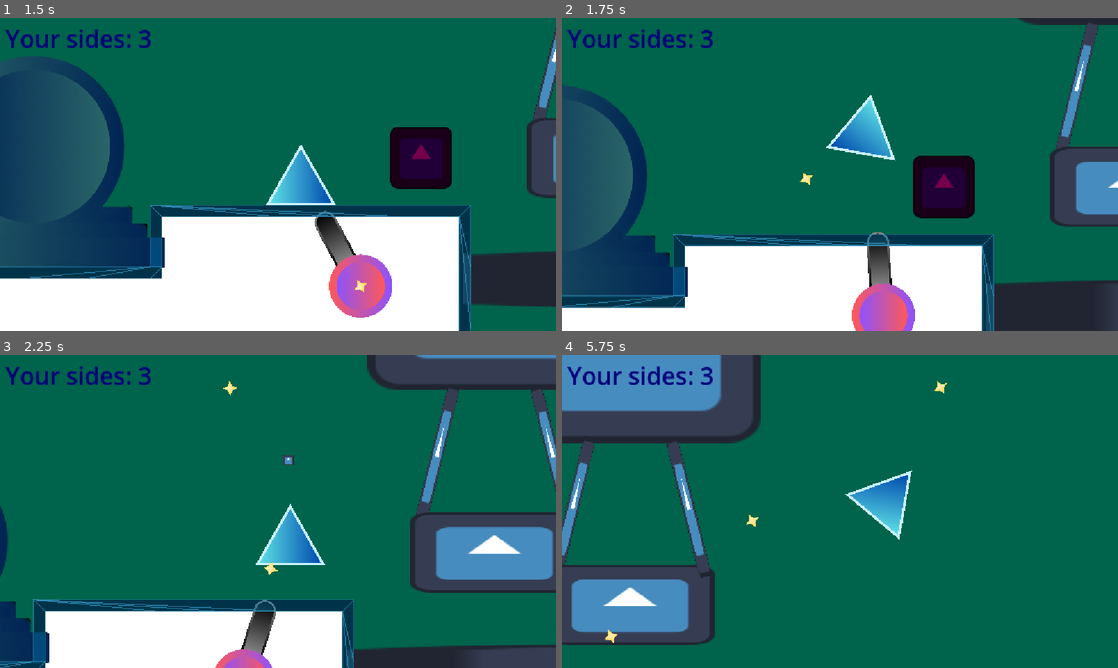
Above: before the commit, frames 1-4 (two rows, left to right).
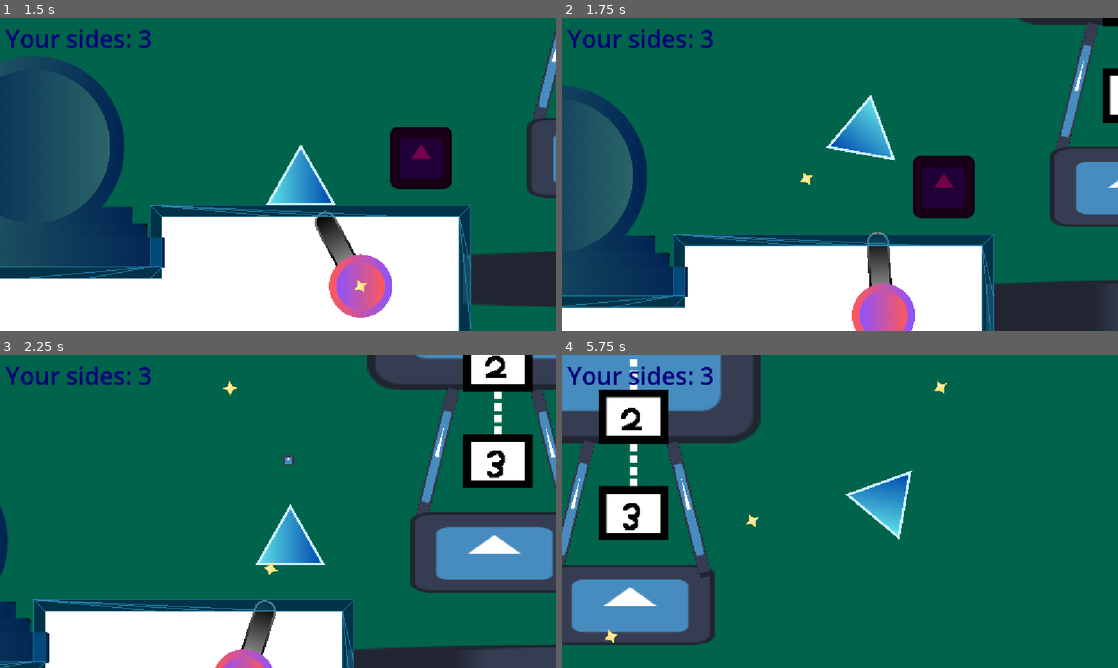
Above: after the commit, the same moments.

Repository: Eldragon126/Shapes
Game: Godot game, scene res://nodes/title_screen.tscn
Two runs of this game, one before a commit and one after it. Both use one fixed random seed, a clock stepped at 60 frames per second and the inputs below. The engine's default icon, where the game draws it, is replaced by a stand-in: a white triangle on a blue panel in a dark square.
Inputs (mouse positions are in pixels of both pictures, inside the frame that each line leads up to):
- Up to frame 1 (1.5 s): click "Start" at 0.5 s; move the mouse to (355, 262) at 1.27 s; hold Right (ui_right) from 1.28 s (still down); tap Shift (ability_activate) at 1.35 s
- Up to frame 2 (1.75 s): keep holding Right (ui_right); tap Space (jump) at 1.52 s
- Up to frame 3 (2.25 s): release Right (ui_right) at 2 s; click (528, 370) at 2.02 s
- Up to frame 4 (5.75 s): move the mouse to (828, 552) at 2.77 s; hold Right (ui_right) 2.78-3.53 s; click (828, 552) at 2.85 s; tap Space (jump) at 3.02, 4.52, 5.27 s; move the mouse to (812, 530) at 3.52 s; hold Left (ui_left) 3.53-4.28 s; tap Shift (ability_activate) at 3.6, 5.1 s; move the mouse to (739, 574) at 4.27 s; hold Right (ui_right) from 4.28 s (still down); click (739, 574) at 4.35 s; move the mouse to (862, 517) at 5.02 s

Frame 1 is identical in both runs. In frame 2, 0.6% of the frame differs, in the area x 97-100%, y 0-34%; in frame 3, 3.8%; in frame 4, 4.6%, in the area x 6-20%, y 1-60%.

Commit message:
new progress

Diff:
--- a/nodes/ballon_transition.tscn
+++ b/nodes/ballon_transition.tscn
@@ -1,7 +1,8 @@
-[gd_scene load_steps=4 format=3 uid="uid://c6dyik6epnkt0"]
+[gd_scene load_steps=5 format=3 uid="uid://c6dyik6epnkt0"]
 
 [ext_resource type="Texture2D" uid="uid://js4tpq8uy8bp" path="res://icon.svg" id="1_a6050"]
 [ext_resource type="Script" uid="uid://tqd11lmjw3l2" path="res://scripts/ballon_transition.gd" id="1_j6q8f"]
+[ext_resource type="Texture2D" uid="uid://c1cicq1yoi212" path="res://assets/elevator_UI.png (1).png" id="3_7lrrq"]
 
 [sub_resource type="RectangleShape2D" id="RectangleShape2D_a6050"]
 size = Vector2(284, 84)
@@ -42,4 +43,13 @@
 position = Vector2(-4, 75)
 shape = SubResource("RectangleShape2D_a6050")
 
+[node name="TextureButton" type="TextureButton" parent="."]
+offset_left = -260.0
+offset_top = -586.0
+offset_right = 252.0
+offset_bottom = -74.0
+texture_normal = ExtResource("3_7lrrq")
+
+[node name="AnimationPlayer" type="AnimationPlayer" parent="."]
+
 [connection signal="body_entered" from="Area2D" to="." method="_on_area_2d_body_entered"]
--- a/nodes/transformation_tomb.tscn
+++ b/nodes/transformation_tomb.tscn
@@ -194,6 +194,45 @@
 &"RESET": SubResource("Animation_ax18g")
 }
 
+[sub_resource type="Animation" id="Animation_8d0ia"]
+length = 0.001
+tracks/0/type = "value"
+tracks/0/imported = false
+tracks/0/enabled = true
+tracks/0/path = NodePath("Stone:modulate")
+tracks/0/interp = 1
+tracks/0/loop_wrap = true
+tracks/0/keys = {
+"times": PackedFloat32Array(0),
+"transitions": PackedFloat32Array(1),
+"update": 0,
+"values": [Color(1, 1, 1, 0)]
+}
+tracks/1/type = "value"
+tracks/1/imported = false
+tracks/1/enabled = true
+tracks/1/path = NodePath("CircleShapes:modulate")
+tracks/1/interp = 1
+tracks/1/loop_wrap = true
+tracks/1/keys = {
+"times": PackedFloat32Array(0),
+"transitions": PackedFloat32Array(1),
+"update": 0,
+"values": [Color(1, 1, 1, 0)]
+}
+tracks/2/type = "value"
+tracks/2/imported = false
+tracks/2/enabled = true
+tracks/2/path = NodePath("CircleShapes:radius")
+tracks/2/interp = 1
+tracks/2/loop_wrap = true
+tracks/2/keys = {
+"times": PackedFloat32Array(0),
+"transitions": PackedFloat32Array(1),
+"update": 0,
+"values": [150.0]
+}
+
 [sub_resource type="Animation" id="Animation_jsqa6"]
 resource_name = "Stone"
 tracks/0/type = "value"
@@ -233,45 +272,6 @@
 "values": [150.0, 250.0]
 }
 
-[sub_resource type="Animation" id="Animation_8d0ia"]
-length = 0.001
-tracks/0/type = "value"
-tracks/0/imported = false
-tracks/0/enabled = true
-tracks/0/path = NodePath("Stone:modulate")
-tracks/0/interp = 1
-tracks/0/loop_wrap = true
-tracks/0/keys = {
-"times": PackedFloat32Array(0),
-"transitions": PackedFloat32Array(1),
-"update": 0,
-"values": [Color(1, 1, 1, 0)]
-}
-tracks/1/type = "value"
-tracks/1/imported = false
-tracks/1/enabled = true
-tracks/1/path = NodePath("CircleShapes:modulate")
-tracks/1/interp = 1
-tracks/1/loop_wrap = true
-tracks/1/keys = {
-"times": PackedFloat32Array(0),
-"transitions": PackedFloat32Array(1),
-"update": 0,
-"values": [Color(1, 1, 1, 0)]
-}
-tracks/2/type = "value"
-tracks/2/imported = false
-tracks/2/enabled = true
-tracks/2/path = NodePath("CircleShapes:radius")
-tracks/2/interp = 1
-tracks/2/loop_wrap = true
-tracks/2/keys = {
-"times": PackedFloat32Array(0),
-"transitions": PackedFloat32Array(1),
-"update": 0,
-"values": [150.0]
-}
-
 [sub_resource type="AnimationLibrary" id="AnimationLibrary_i4sqh"]
 _data = {
 &"RESET": SubResource("Animation_8d0ia"),
@@ -281,6 +281,33 @@
 [sub_resource type="CircleShape2D" id="CircleShape2D_tftpx"]
 radius = 169.07394
 
+[sub_resource type="Animation" id="Animation_av37h"]
+length = 0.001
+tracks/0/type = "value"
+tracks/0/imported = false
+tracks/0/enabled = true
+tracks/0/path = NodePath("Stone:modulate")
+tracks/0/interp = 1
+tracks/0/loop_wrap = true
+tracks/0/keys = {
+"times": PackedFloat32Array(0),
+"transitions": PackedFloat32Array(1),
+"update": 0,
+"values": [Color(1, 1, 1, 0)]
+}
+tracks/1/type = "value"
+tracks/1/imported = false
+tracks/1/enabled = true
+tracks/1/path = NodePath("CircleShapes:modulate")
+tracks/1/interp = 1
+tracks/1/loop_wrap = true
+tracks/1/keys = {
+"times": PackedFloat32Array(0),
+"transitions": PackedFloat32Array(1),
+"update": 0,
+"values": [Color(1, 1, 1, 0)]
+}
+
 [sub_resource type="Animation" id="Animation_i4sqh"]
 resource_name = "Stone"
 tracks/0/type = "value"
@@ -306,33 +333,6 @@
 "transitions": PackedFloat32Array(1, 1),
 "update": 0,
 "values": [Color(1, 1, 1, 1), Color(1, 1, 1, 0)]
-}
-
-[sub_resource type="Animation" id="Animation_av37h"]
-length = 0.001
-tracks/0/type = "value"
-tracks/0/imported = false
-tracks/0/enabled = true
-tracks/0/path = NodePath("Stone:modulate")
-tracks/0/interp = 1
-tracks/0/loop_wrap = true
-tracks/0/keys = {
-"times": PackedFloat32Array(0),
-"transitions": PackedFloat32Array(1),
-"update": 0,
-"values": [Color(1, 1, 1, 0)]
-}
-tracks/1/type = "value"
-tracks/1/imported = false
-tracks/1/enabled = true
-tracks/1/path = NodePath("CircleShapes:modulate")
-tracks/1/interp = 1
-tracks/1/loop_wrap = true
-tracks/1/keys = {
-"times": PackedFloat32Array(0),
-"transitions": PackedFloat32Array(1),
-"update": 0,
-"values": [Color(1, 1, 1, 0)]
 }
 
 [sub_resource type="AnimationLibrary" id="AnimationLibrary_deyf2"]
--- a/scripts/ballon_transition.gd
+++ b/scripts/ballon_transition.gd
@@ -1,9 +1,9 @@
 extends StaticBody2D
-
+var player: Node2D
 
 # Called when the node enters the scene tree for the first time.
 func _ready() -> void:
-	pass # Replace with function body.
+	player = PlayerManager.player
 
 
 # Called every frame. 'delta' is the elapsed time since the previous frame.
@@ -14,6 +14,5 @@
 
 
 func _on_area_2d_body_entered(body: Node2D) -> void:
-	print("Body entered: " + body.name)
-	if body == PlayerManager:
+	if body == player:
 		print("player entered")
Binary file added: assets/New Piskel-1.png.png
Not shown, added: assets/New Piskel-1.png.png.import
Binary file added: assets/elevator_UI.png (1).png
Not shown, added: assets/elevator_UI.png (1).png.import
